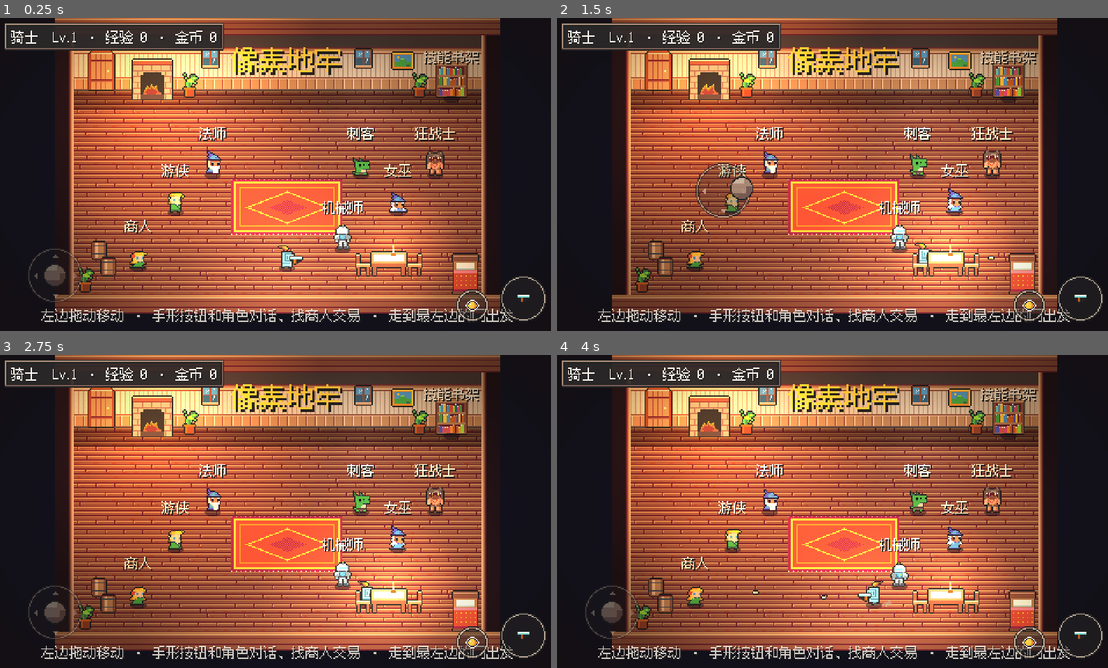
Above: before the commit, frames 1-4 (two rows, left to right).
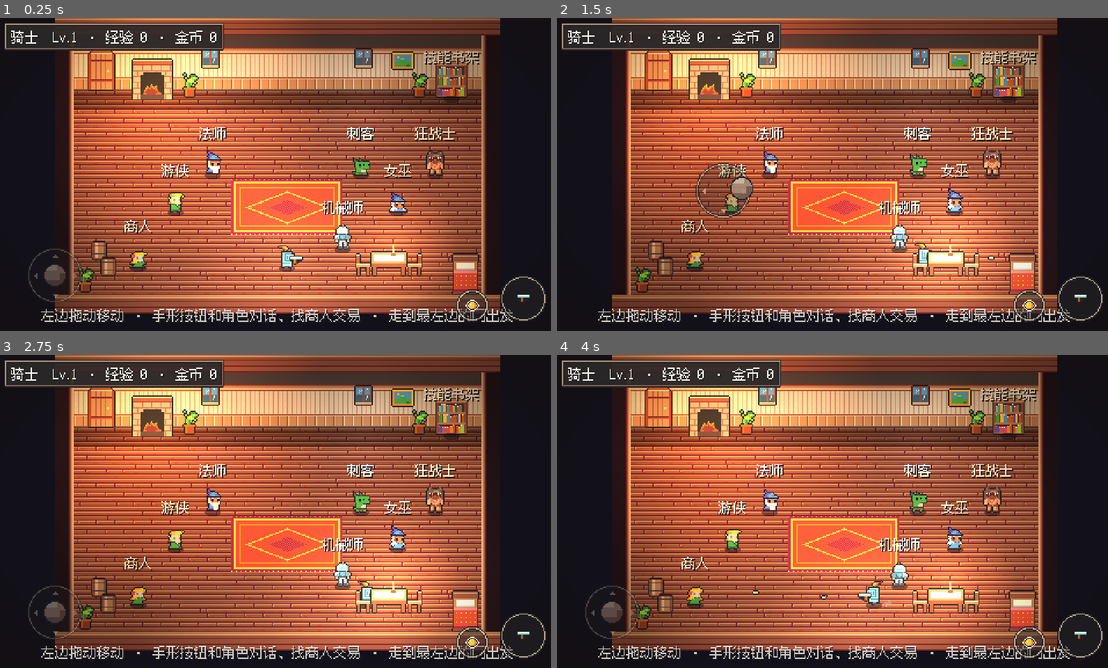
Above: after the commit, the same moments.

Repository: brondon1/game
Game: Godot game, scene res://lobby/lobby.tscn
Two runs of this game, one before a commit and one after it. Both use one fixed random seed, a clock stepped at 60 frames per second and the inputs below.
Inputs (mouse positions are in pixels of both pictures, inside the frame that each line leads up to):
- Up to frame 1 (0.25 s): no input
- Up to frame 2 (1.5 s): move the mouse to (959, 158) at 0.52 s; hold D (move_right) 0.53-1.25 s; hold E (interact) 0.53-1.25 s; click (959, 158) at 0.67 s; drag from (722, 190) to (920, 168) at 1.27 s
- Up to frame 3 (2.75 s): move the mouse to (330, 442) at 2.02 s; hold D (move_right) from 2.03 s (still down); hold Q (switch_weapon) from 2.03 s (still down)
- Up to frame 4 (4 s): release D (move_right) at 2.75 s; release Q (switch_weapon) at 2.75 s; drag from (804, 574) to (920, 505) at 2.77 s; move the mouse to (1003, 558) at 3.52 s; press the mouse at (1003, 558) at 3.53 s; hold A (move_left) from 3.53 s (still down)

The runs differ from the first frame. In frame 1, 1.1% of the frame differs, in the area x 41-63%, y 9-19%; in frame 2, 1.1%; in frame 3, 1.1%; in frame 4, 1.1%.

Commit message:
大厅墙上去掉“像素地牢”招牌

Diff:
--- a/lobby/lobby.tscn
+++ b/lobby/lobby.tscn
@@ -26,19 +26,6 @@
 color = Color(0.86, 0.78, 0.68, 1)
 
 [node name="Camera2D" type="Camera2D" parent="."]
-
-[node name="Sign" type="Label" parent="."]
-z_index = 2
-offset_left = 104.0
-offset_top = -44.0
-offset_right = 264.0
-offset_bottom = -12.0
-theme_override_colors/font_color = Color(0.98, 0.796, 0.243, 1)
-theme_override_constants/shadow_offset_x = 2
-theme_override_constants/shadow_offset_y = 2
-theme_override_font_sizes/font_size = 24
-text = "像素地牢"
-horizontal_alignment = 1
 
 [node name="Entities" type="Node2D" parent="."]
 y_sort_enabled = true
